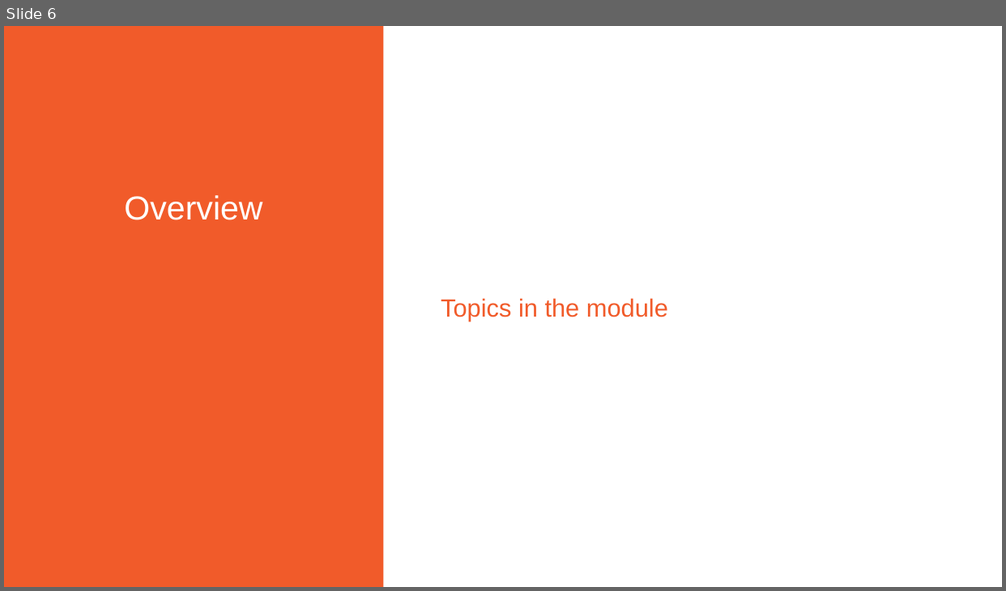
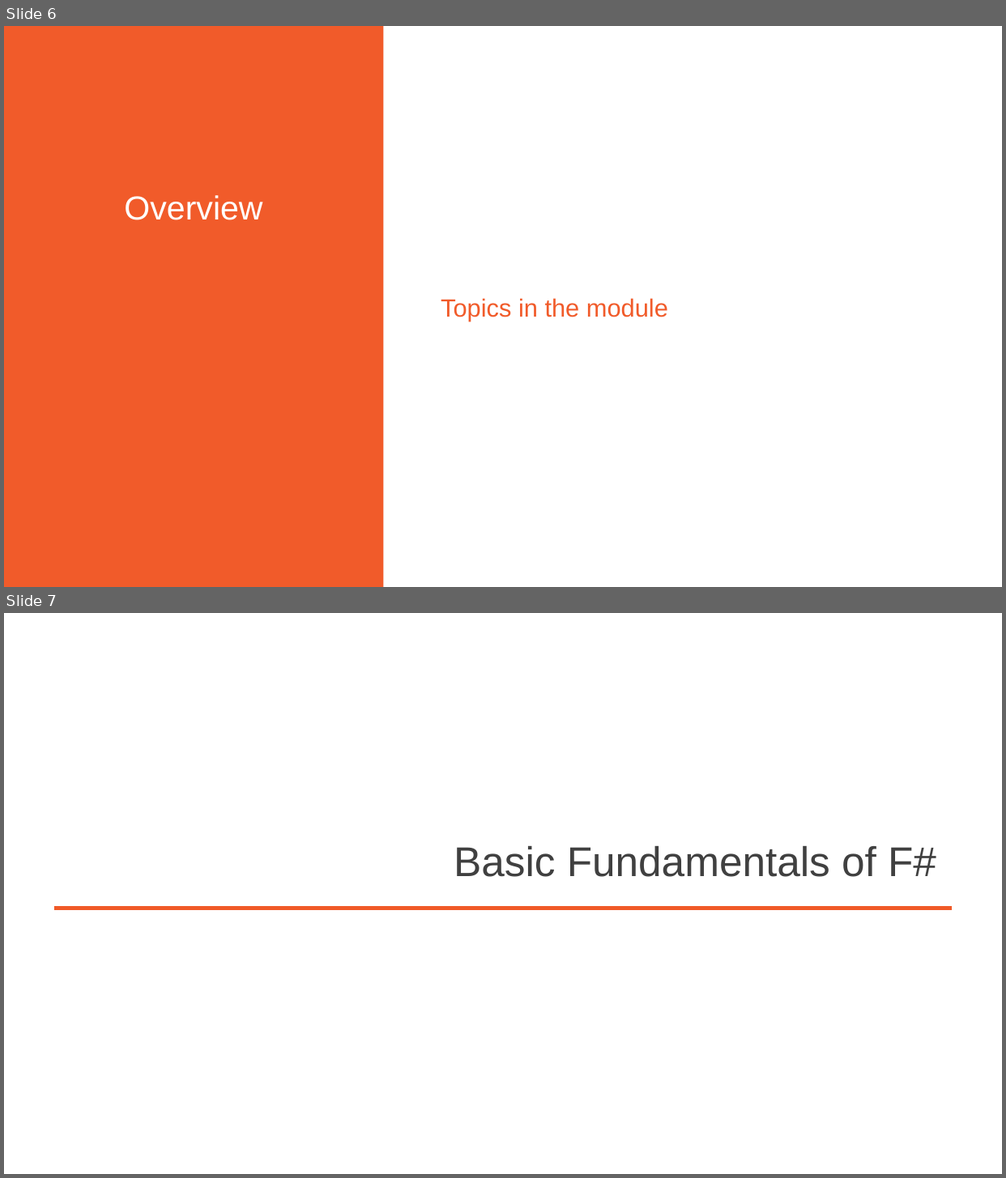
Before and after one commit to Pluralisght/fsharp-6-fundamentals, a slide deck: pres/wip.pptx. Shown one above the other, each under a label of ours: slide 6 before the commit, slides 6 and 7 after it. The pictures are 1006x591 and 1006x1178 pixels, drawn with LibreOffice and Linux fonts; fonts in the diff are those of the drawing; background and template pictures are left out. Boxes give left, top, right and bottom in pixels: in the first picture for what was removed or moved away, otherwise in the second. Text is boxed around its words. In the diff, an @@ line names an element or a change of style, - is before the commit and + after.

```diff
--- a/pres/wip.pptx
+++ b/pres/wip.pptx
@@ slide 7 added at bbox=[4, 613, 1002, 1174], background #FFFFFF @@
@@ title added at bbox=[454, 846, 936, 877], 40 pt, text #404040 @@
+Basic Fundamentals of F#
@@ line added from (54, 908) to (953, 908), #EC0D7D 4.5 pt @@
```
Also in this commit, not shown: 38 other slides added, 55 other files.
